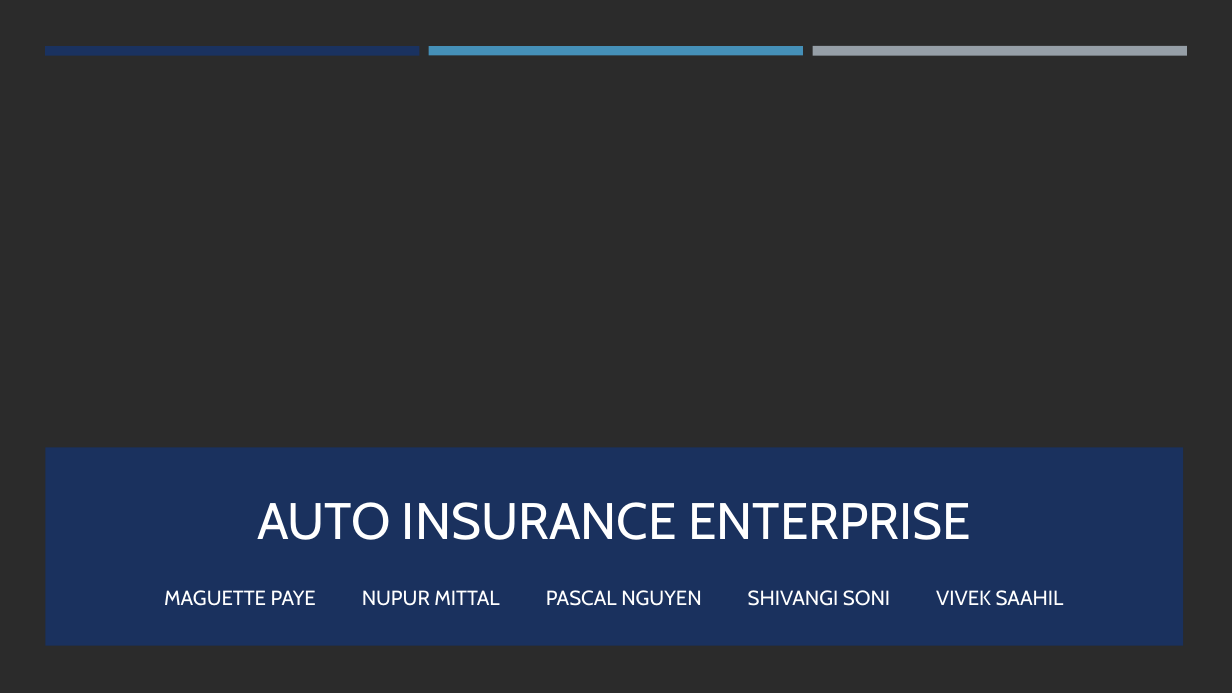
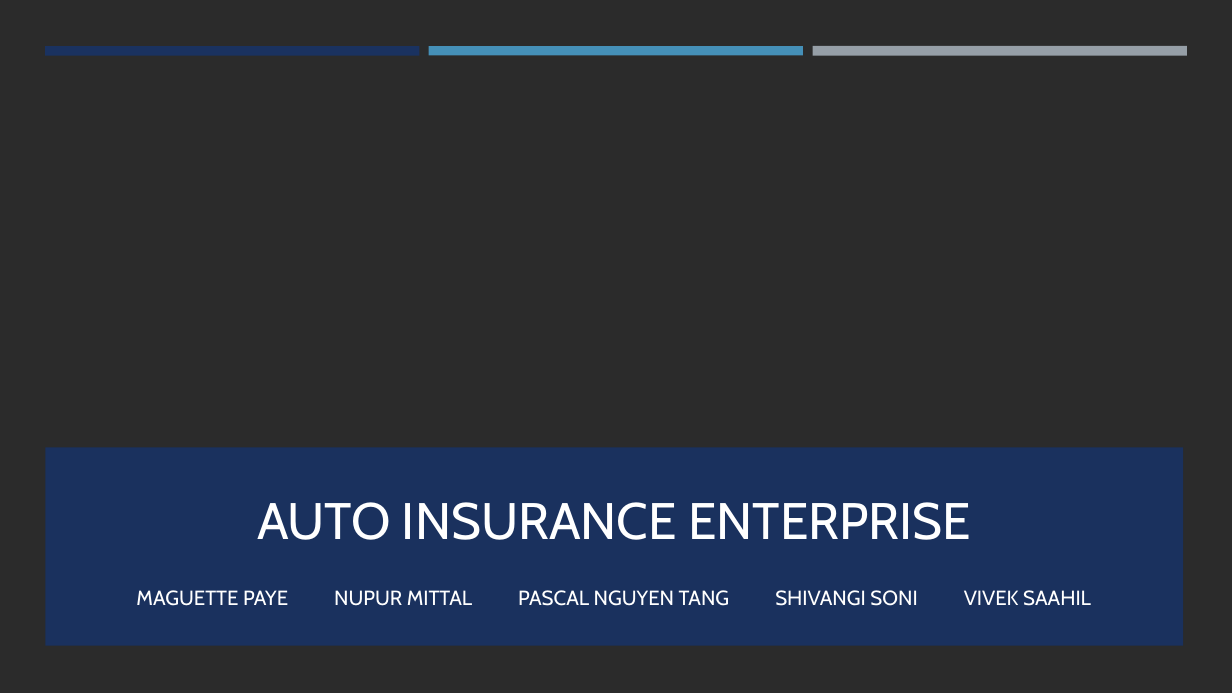
Before and after one commit to McGill-MMA-EnterpriseAnalytics/Auto_Insurance_Enterprise, a slide deck: slide 1 of Auto_Insurance_Enterprise_Presentation.pptx. Drawn at 1232x693 pixels with LibreOffice and Linux fonts; fonts in the diff are those of the drawing; background and template pictures are left out; a plain dark background stands for a picture behind light text. Boxes give left, top, right and bottom in pixels: in the first picture for what was removed or moved away, otherwise in the second. Text is boxed around its words. In the diff, an @@ line names an element or a change of style, - is before the commit and + after.

```diff
--- a/Auto_Insurance_Enterprise_Presentation.pptx
+++ b/Auto_Insurance_Enterprise_Presentation.pptx
@@ subtitle at (136, 590, 1091, 606): text changed @@
-MAGUETTE PAYE NUPUR MITTAL PASCAL NGUYEN SHIVANGI SONI VIVEK SAAHIL
+MAGUETTE PAYE NUPUR MITTAL PASCAL NGUYEN TANG SHIVANGI SONI VIVEK SAAHIL
```
